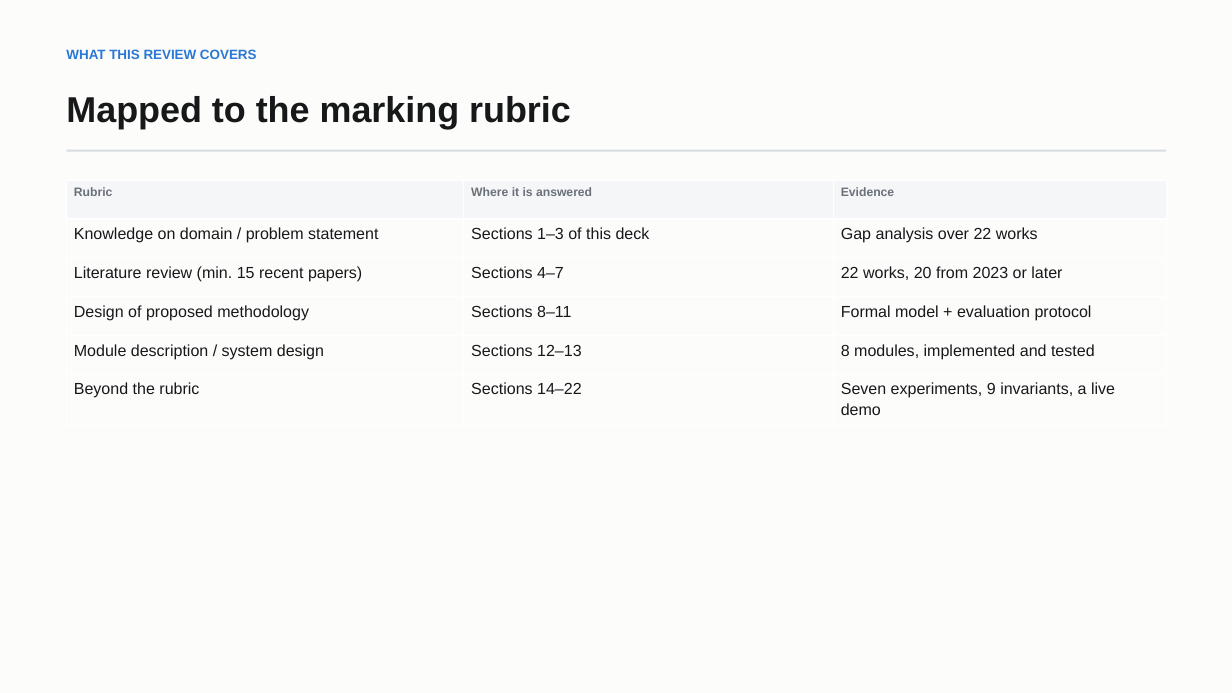
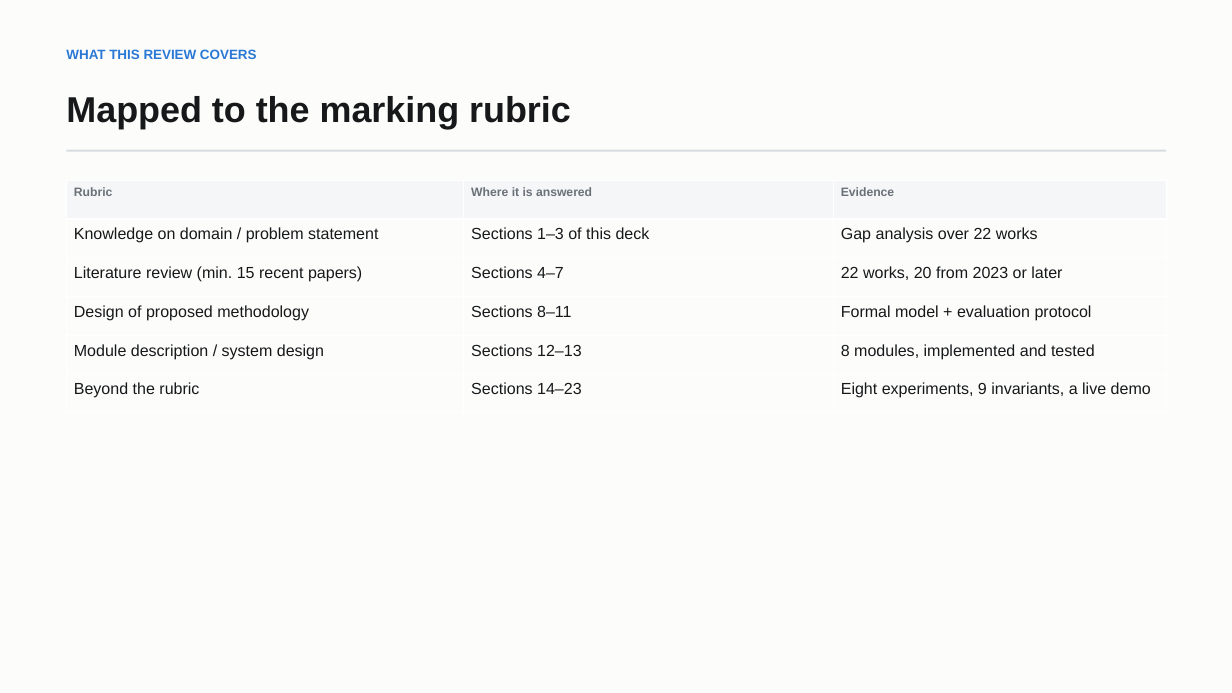
Before and after one commit to Sh1v4mKum4r/parity, a slide deck: slide 2 of docs/PARITY-review-deck.pptx. Drawn at 1232x693 pixels with LibreOffice and Linux fonts; fonts in the diff are those of the drawing. Boxes give left, top, right and bottom in pixels: in the first picture for what was removed or moved away, otherwise in the second. Text is boxed around its words. In the diff, an @@ line names an element or a change of style, - is before the commit and + after.

Commit message:
Correct the action space: staying is a legal choice at every window
The game runs on a facility-wide door clock -- lockdown, window, lockdown -- and at
each window the player may take a door OR decline to move. Every predictor, bot and
experiment assumed the candidate set was N(v); it is N(v) union {v}. Every previously
reported number was measured against a player forbidden from defending.

- Candidate sets corrected throughout; dwell is task-driven (players linger where
  there is something to record), not a uniform coin-flip
- EvasiveBot: a player built to beat the AI by declining 35% of windows
- E1 accuracy falls from 89.6% to 61.1% on the habitual player -- the old figure was
  inflated. Control stays clean at 27/26/27
- E8 (new, negative): evasion costs the model 4.7 points of accuracy but reduces
  capture risk by only 1.7%, because observation is perfect. Motivates door
  motion-sensors and partial observation as the next milestone
- Five-step lookahead now underperforms one-step: rollout error compounds at 61%
  single-step accuracy
- Test suite now asserts staying is actually exercised, and measures the confidence
  gate over the Director's real decision set
- Demo gains Hold position; report and deck record tiles, sensors, register and
  dangerous tasks as designed-not-built

```diff
--- a/docs/PARITY-review-deck.pptx
+++ b/docs/PARITY-review-deck.pptx
@@ table at box(67, 180, 1166, 413) @@
-row 6, column 2: Sections 14–22
+row 6, column 2: Sections 14–23
-row 6, column 3: Seven experiments, 9 invariants, a live demo
+row 6, column 3: Eight experiments, 9 invariants, a live demo
```
Also in this commit, not shown: 10 other slides changed, 1 slide added, 16 other files.
